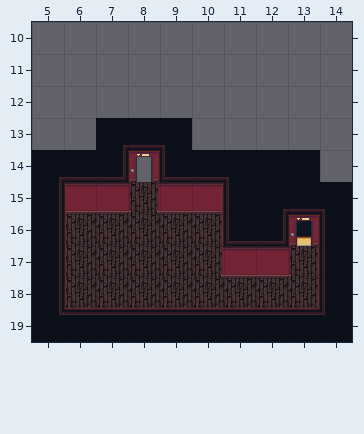
Tiled map, stored at Assets/0_Scenes/Map/Floor5.tmx. The first picture shows the starting point.
Cells are 32x32 px. Shown: x 5..14, y 10..19.
After the commit:
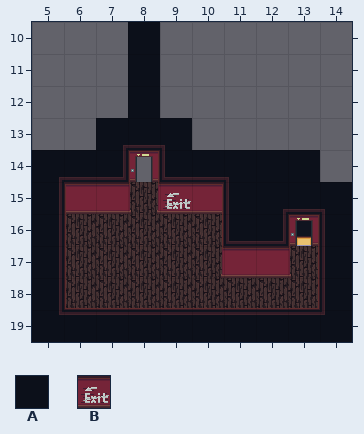
Key: from "Tiles": A 26, B 30.
_ is an empty cell, . an unchanged one.
Difference:
--- layer "above of above"
@@ x 8..8 @@
-10 _
-11 _
-12 _
+10 A
+11 A
+12 A
@@ x 9..9 @@
-15 _
+15 B
Pixel boxes of the changes (left, top, right, bottom) in both pictures:
added: (128, 22, 160, 118)
added: (163, 193, 191, 209)
